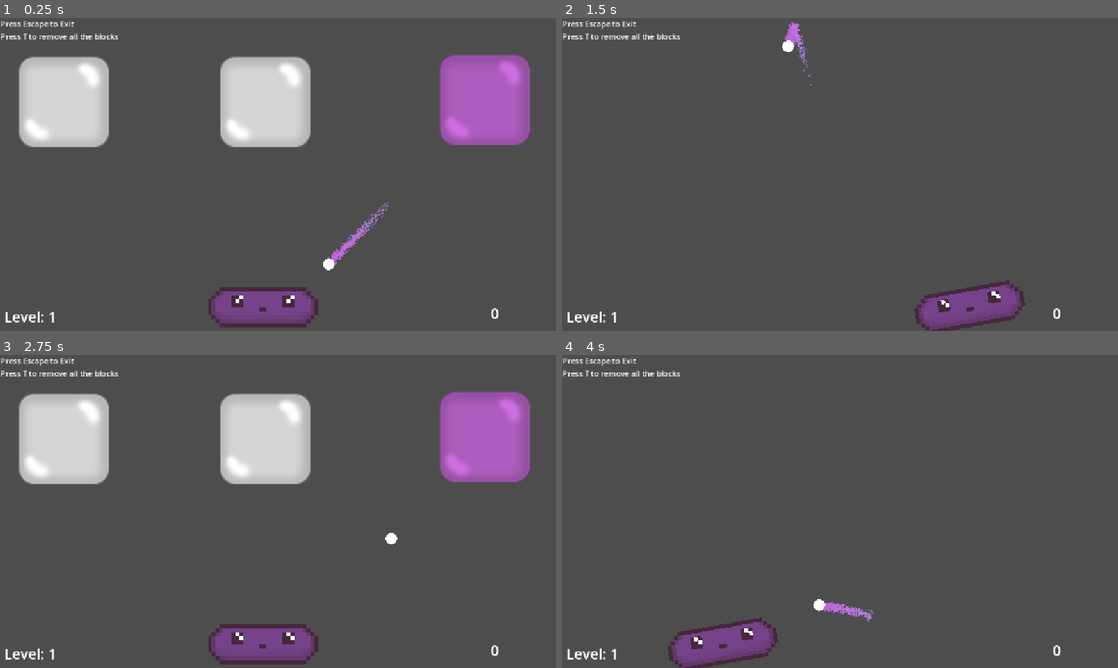
Above: before the commit, frames 1-4 (two rows, left to right).
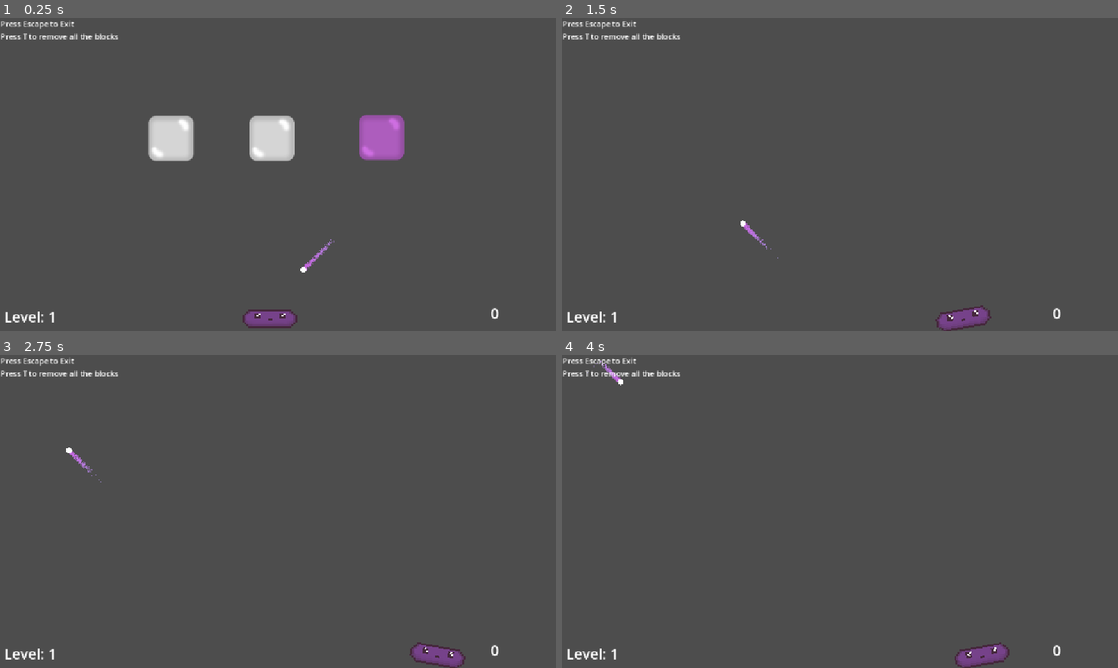
Above: after the commit, the same moments.

Repository: marcibaumel/HEJ_Brick
Game: Godot game, scene res://scenes/levels/customLevel.tscn
Two runs of this game, one before a commit and one after it. Both use one fixed random seed, a clock stepped at 60 frames per second and the inputs below.
Inputs:
- Up to frame 1 (0.25 s): no input
- Up to frame 2 (1.5 s): tap T (destroy_children) at 0.5, 1.35 s; hold Right (ui_right) 0.53-1.28 s; hold T (destroy_children) 0.53-1.28 s; hold Left (ui_left) from 1.28 s (still down)
- Up to frame 3 (2.75 s): tap T (destroy_children) at 2 s; release Left (ui_left) at 2.03 s; hold Right (ui_right) from 2.03 s (still down); hold T (destroy_children) from 2.03 s (still down)
- Up to frame 4 (4 s): release T (destroy_children) at 2.78 s; tap T (destroy_children) at 2.85, 3.5 s; release Right (ui_right) at 3.53 s; hold Left (ui_left) from 3.53 s (still down); hold T (destroy_children) from 3.53 s (still down)

The runs differ from the first frame. In frame 1, 18% of the frame differs, in the area x 3-96%, y 11-100%; in frame 2, 2.2%; in frame 3, 17%; in frame 4, 3.1%.

Commit message:
zoom out the camera

Diff:
--- a/brickyMartin/scenes/levels/customLevel.tscn
+++ b/brickyMartin/scenes/levels/customLevel.tscn
@@ -7,44 +7,47 @@
 [ext_resource type="Script" uid="uid://bu3e5ea3htlsd" path="res://scripts/level_manager.gd" id="5_p4hxj"]
 
 [sub_resource type="RectangleShape2D" id="RectangleShape2D_w7c3h"]
-size = Vector2(25.5, 668)
+size = Vector2(40, 1292)
 
 [sub_resource type="RectangleShape2D" id="RectangleShape2D_w8frs"]
-size = Vector2(1175, 20)
+size = Vector2(2248, 30)
 
 [sub_resource type="RectangleShape2D" id="RectangleShape2D_8uqsj"]
-size = Vector2(1111, 20)
+size = Vector2(2319, 33)
 
 [node name="CustomLevel" type="Node2D"]
 
 [node name="Camera2D" type="Camera2D" parent="."]
 position = Vector2(576, 328)
+zoom = Vector2(0.5, 0.5)
 
-[node name="Paddle" parent="." groups=["Paddle"] instance=ExtResource("2_8uqsj")]
-position = Vector2(545, 602)
+[node name="Paddle" parent="." instance=ExtResource("2_8uqsj")]
+position = Vector2(542, 924)
 
 [node name="walls" type="StaticBody2D" parent="."]
+position = Vector2(-82, 0)
 
 [node name="LeftWall" type="CollisionShape2D" parent="walls"]
-position = Vector2(0.5, 324)
+position = Vector2(-492, 324)
 shape = SubResource("RectangleShape2D_w7c3h")
 
 [node name="RightWall" type="CollisionShape2D" parent="walls"]
-position = Vector2(1154, 324)
+position = Vector2(1812, 324)
 shape = SubResource("RectangleShape2D_w7c3h")
 
 [node name="Celling" type="CollisionShape2D" parent="walls"]
-position = Vector2(577.5, 0)
+position = Vector2(662, -320)
 shape = SubResource("RectangleShape2D_w8frs")
 
 [node name="Background" type="Sprite2D" parent="."]
 modulate = Color(0.576471, 0.513726, 0.27451, 0)
 z_index = -1
-position = Vector2(589, 315)
+position = Vector2(576.5, 348)
+scale = Vector2(1.72842, 1.73958)
 texture = ExtResource("4_rkrwd")
 
 [node name="Ball" parent="." instance=ExtResource("3_p4hxj")]
-position = Vector2(810, 383)
+position = Vector2(810, 591)
 motion_mode = 1
 slide_on_ceiling = true
 
@@ -65,7 +68,7 @@
 position = Vector2(0, 660)
 
 [node name="CollisionShape2D" type="CollisionShape2D" parent="Deadzone"]
-position = Vector2(576, 26)
+position = Vector2(571.5, 336.5)
 shape = SubResource("RectangleShape2D_8uqsj")
 
 [connection signal="body_entered" from="Deadzone" to="Ball" method="_on_deadzone_body_entered"]
Not shown, added: asset/concept.kra
Not shown, added: asset/concept.kra~
